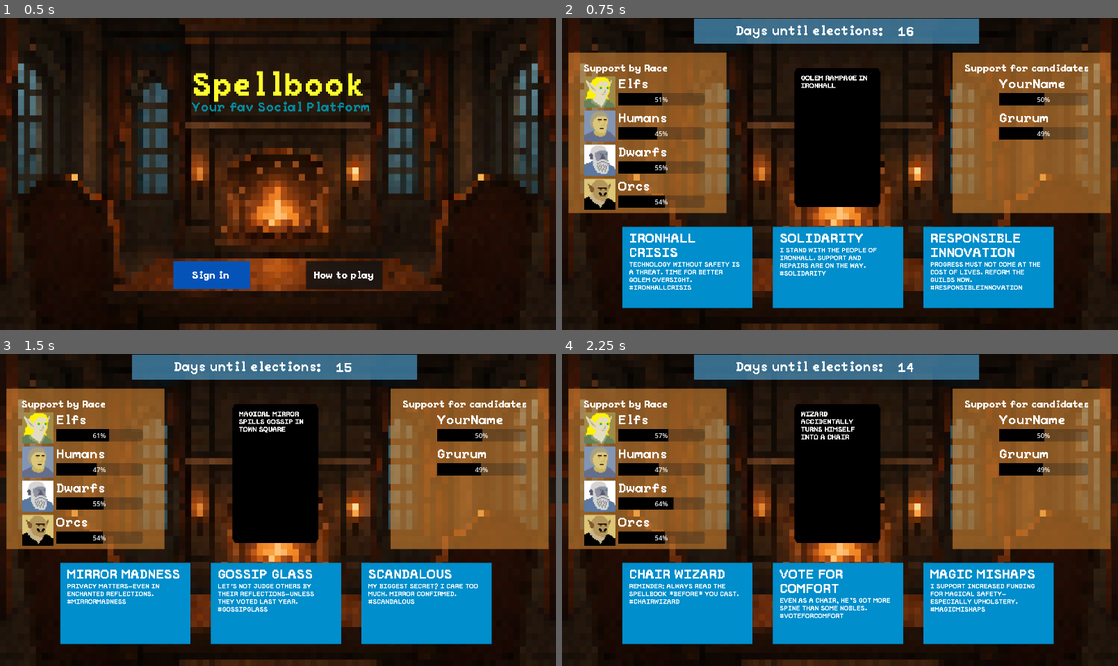
Above: before the commit, frames 1-4 (two rows, left to right).
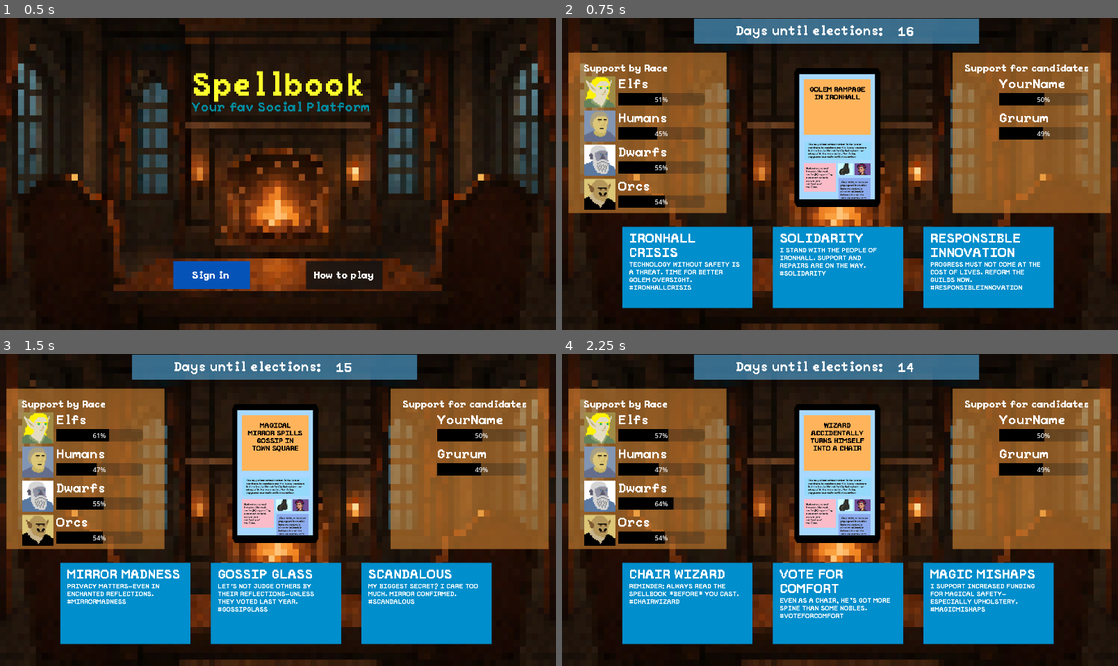
Above: after the commit, the same moments.

Repository: WhatYouFormaggiKindOfPizza/game
Game: Godot game, scene res://scenes/game.tscn
Same seed, same stepped clock (60 frames per second), same inputs: the game is played once before the commit and once after it.
Inputs (mouse positions are in pixels of both pictures, inside the frame that each line leads up to):
- Up to frame 1 (0.5 s): no input
- Up to frame 2 (0.75 s): click "Sign in" at 0.5 s
- Up to frame 3 (1.5 s): click (127, 603) at 1.27 s
- Up to frame 4 (2.25 s): click (689, 603) at 2.02 s

Frame 1 is identical in both runs. In frame 2, 5.5% of the frame differs, in the area x 42-57%, y 17-59%; in frame 3, 5.4%; in frame 4, 5.4%.

Commit message:
style phone

Diff:
--- a/scenes/phone.tscn
+++ b/scenes/phone.tscn
@@ -1,8 +1,10 @@
-[gd_scene load_steps=4 format=3 uid="uid://cvkh1np46j6hr"]
+[gd_scene load_steps=6 format=3 uid="uid://cvkh1np46j6hr"]
 
-[ext_resource type="Script" uid="uid://d0s1rj5wy14bw" path="res://scripts/phone.gd" id="1_eud1m"]
+[ext_resource type="Script" path="res://scripts/phone.gd" id="1_eud1m"]
 [ext_resource type="Texture2D" uid="uid://cxn5lrxti5oo6" path="res://assets/PhoneCase.png" id="1_ewalk"]
 [ext_resource type="PackedScene" uid="uid://bibasatxhl56l" path="res://scenes/pixel_label.tscn" id="2_eud1m"]
+[ext_resource type="Texture2D" uid="uid://yweerexs63t" path="res://assets/altie_boot.png" id="4_8moxm"]
+[ext_resource type="Texture2D" uid="uid://c8o6iqs1luu4e" path="res://assets/altie_head.png" id="5_jmr6v"]
 
 [node name="Phone" type="Node2D"]
 scale = Vector2(0.7, 0.7)
@@ -11,12 +13,118 @@
 [node name="Case" type="Sprite2D" parent="."]
 texture = ExtResource("1_ewalk")
 
+[node name="ColorRect" type="ColorRect" parent="Case"]
+offset_left = -136.0
+offset_top = -227.0
+offset_right = 130.0
+offset_bottom = 213.0
+color = Color(0.659336, 0.847763, 1, 1)
+
+[node name="ColorRect" type="ColorRect" parent="Case/ColorRect"]
+layout_mode = 0
+offset_left = 16.0
+offset_top = 18.0
+offset_right = 250.0
+offset_bottom = 213.0
+color = Color(1, 0.707761, 0.356907, 1)
+
+[node name="ColorRect2" type="ColorRect" parent="Case/ColorRect"]
+layout_mode = 0
+offset_left = 18.8571
+offset_top = 238.429
+offset_right = 252.857
+offset_bottom = 302.429
+color = Color(0.582236, 0.852117, 0.984901, 1)
+
+[node name="ColorRect3" type="ColorRect" parent="Case/ColorRect"]
+layout_mode = 0
+offset_left = 16.0
+offset_top = 312.714
+offset_right = 129.0
+offset_bottom = 413.714
+color = Color(0.984475, 0.736058, 0.789901, 1)
+
+[node name="ColorRect4" type="ColorRect" parent="Case/ColorRect"]
+layout_mode = 0
+offset_left = 136.0
+offset_top = 314.0
+offset_right = 189.0
+offset_bottom = 356.0
+color = Color(0.806925, 0.977865, 0.981636, 1)
+
+[node name="ColorRect6" type="ColorRect" parent="Case/ColorRect"]
+layout_mode = 0
+offset_left = 137.0
+offset_top = 366.0
+offset_right = 251.0
+offset_bottom = 440.0
+color = Color(0.550303, 0.670822, 0.935664, 1)
+
+[node name="ColorRect5" type="ColorRect" parent="Case/ColorRect"]
+layout_mode = 0
+offset_left = 195.0
+offset_top = 314.0
+offset_right = 251.0
+offset_bottom = 356.0
+color = Color(0.317647, 0, 0.352941, 0.635294)
+
 [node name="Label" parent="." instance=ExtResource("2_eud1m")]
-offset_left = -129.0
-offset_top = -223.0
-offset_right = 125.0
-offset_bottom = 204.0
+offset_left = -104.286
+offset_top = -182.857
+offset_right = 101.714
+offset_bottom = -12.8571
+theme_override_colors/font_color = Color(0, 0, 0, 1)
 theme_override_font_sizes/font_size = 24
+horizontal_alignment = 1
 autowrap_mode = 3
 uppercase = true
 font_scale = 3
+color = Color(0, 0, 0, 1)
+
+[node name="gibberish" parent="." instance=ExtResource("2_eud1m")]
+offset_left = -103.0
+offset_top = 17.0
+offset_right = 108.0
+offset_bottom = 69.0
+theme_override_colors/font_color = Color(0.162066, 0.162066, 0.162066, 1)
+theme_override_font_sizes/font_size = 8
+text = "The only other extant member is the lesser capybara. he capybara and the lesser capybara both belong to the subfamily Hydrochoerinae along with the rock cavies. The living capybaras and their extinct relatives "
+autowrap_mode = 3
+font_scale = 1
+color = Color(0.162066, 0.162066, 0.162066, 1)
+
+[node name="gibberish2" parent="." instance=ExtResource("2_eud1m")]
+offset_left = -111.429
+offset_top = 101.429
+offset_right = -14.4286
+offset_bottom = 175.429
+theme_override_colors/font_color = Color(0.190762, 0.190762, 0.190762, 1)
+theme_override_font_sizes/font_size = 8
+text = "Hydrochoerus and Kerodon, the rock cavies,[8] supporting placement of both genera in a subfamily of Caviidae."
+autowrap_mode = 3
+font_scale = 1
+color = Color(0.190762, 0.190762, 0.190762, 1)
+
+[node name="gibberish3" parent="." instance=ExtResource("2_eud1m")]
+offset_left = 10.0
+offset_top = 150.0
+offset_right = 107.0
+offset_bottom = 224.0
+theme_override_colors/font_color = Color(0.190762, 0.190762, 0.190762, 1)
+theme_override_font_sizes/font_size = 8
+text = "Since 2002, molecular phylogenetic studies have recognized a close relationship between two of the last capybaras. It's "
+autowrap_mode = 3
+font_scale = 1
+color = Color(0.190762, 0.190762, 0.190762, 1)
+
+[node name="AltieBoot" type="Sprite2D" parent="."]
+modulate = Color(1, 1, 1, 0.921569)
+position = Vector2(21.75, 109.982)
+scale = Vector2(0.135302, 0.129036)
+texture = ExtResource("4_8moxm")
+
+[node name="AltieHead" type="Sprite2D" parent="."]
+modulate = Color(1, 1, 1, 0.862745)
+position = Vector2(84.2857, 107.143)
+scale = Vector2(0.137418, 0.129948)
+texture = ExtResource("5_jmr6v")
Binary file added: assets/altie.png
Not shown, added: assets/altie.png.import
Binary file added: assets/altie_boot.png
Not shown, added: assets/altie_boot.png.import
Binary file added: assets/altie_head.png
Not shown, added: assets/altie_head.png.import
Not shown: 1 places in scenes/game.tscn that only renumber resources
